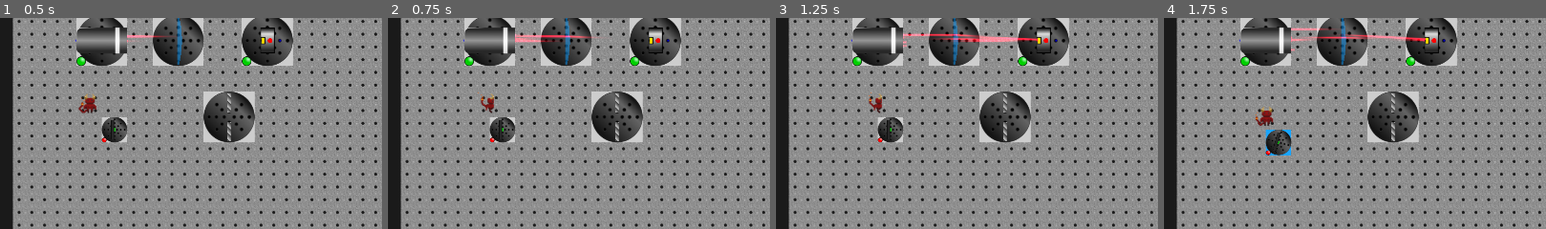
Above: before the commit, frames 1-4 (left to right).
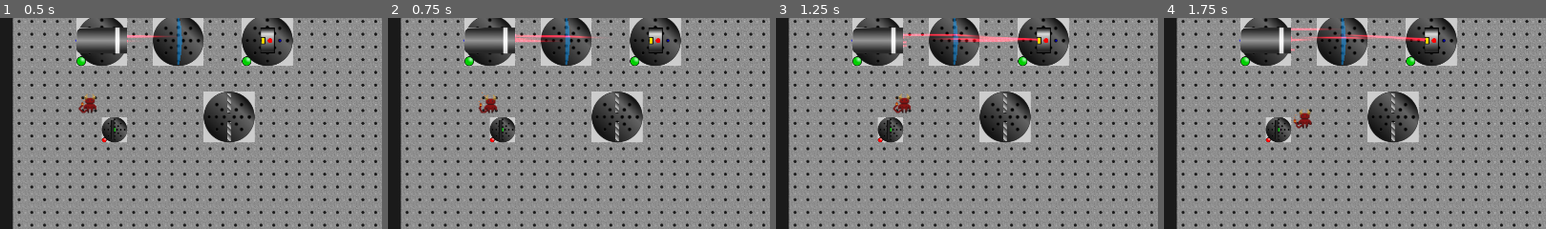
Above: after the commit, the same moments.

Repository: mbapplegate/maxwellDemon
Game: Godot game, scene res://worlds/test_world.tscn
Two runs of this game, one before a commit and one after it. Both use one fixed random seed, a clock stepped at 60 frames per second and the inputs below. The project has no main scene, so this scene is started directly.
Inputs:
- Up to frame 1 (0.5 s): no input
- Up to frame 2 (0.75 s): tap Enter at 0.5 s; hold Right (right) from 0.53 s (still down); hold Shift (pull) from 0.53 s (still down)
- Up to frame 3 (1.25 s): keep holding Right (right); keep holding Shift (pull)
- Up to frame 4 (1.75 s): release Right (right) at 1.28 s; release Shift (pull) at 1.28 s; hold Down (down) from 1.28 s (still down); tap Q (rotateCCW) at 1.35 s
The pictures show only the part of the screen within x 0-50%, y 35-85%; the shares and areas given below are measured in that part.

Frame 1 is identical in both runs. In frame 2, 0.3% of the frame differs, in the area x 23-29%, y 35-46%; in frame 3, 0.4%; in frame 4, 1.6%, in the area x 23-39%, y 42-66%.

Commit message:
hold key to keep moving

Diff:
--- a/scenes/Player/player.gd
+++ b/scenes/Player/player.gd
@@ -58,11 +58,7 @@
 		energizeSignal.emit()
 		actionTaken= true
 	else:
-		for dir in inputs.keys():
-			if event.is_action_pressed(dir) and not isMoving:
-				actionTaken= true
-				update_animation(inputs[dir])
-				move_grid(dir)
+		pass
 
 func move_grid(direction:String):
 
@@ -140,9 +136,12 @@
 	pass
 
 func _physics_process(delta):
-	#var motion = Vector2.ZERO
-	#velocity.x = Input.get_action_strength("right") - Input.get_action_strength("left")
-	#velocity.y = Input.get_action_strength("down") - Input.get_action_strength("up")
+	for dir in inputs.keys():
+		if Input.is_action_pressed(dir) and not isMoving:
+			actionTaken= true
+			update_animation(inputs[dir])
+			move_grid(dir)
+
 	if not actionTaken:
 		idleCount += delta
 	else:
